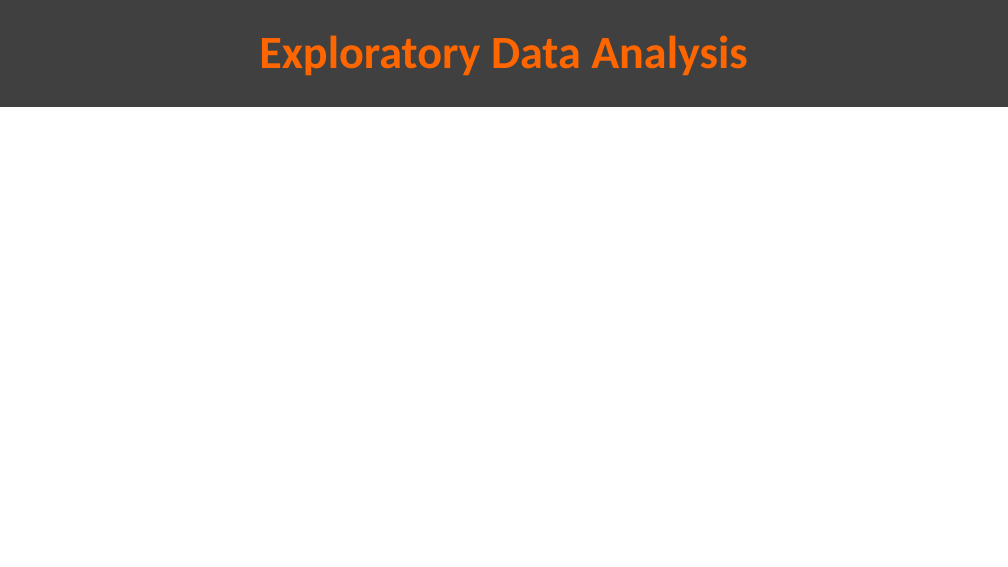
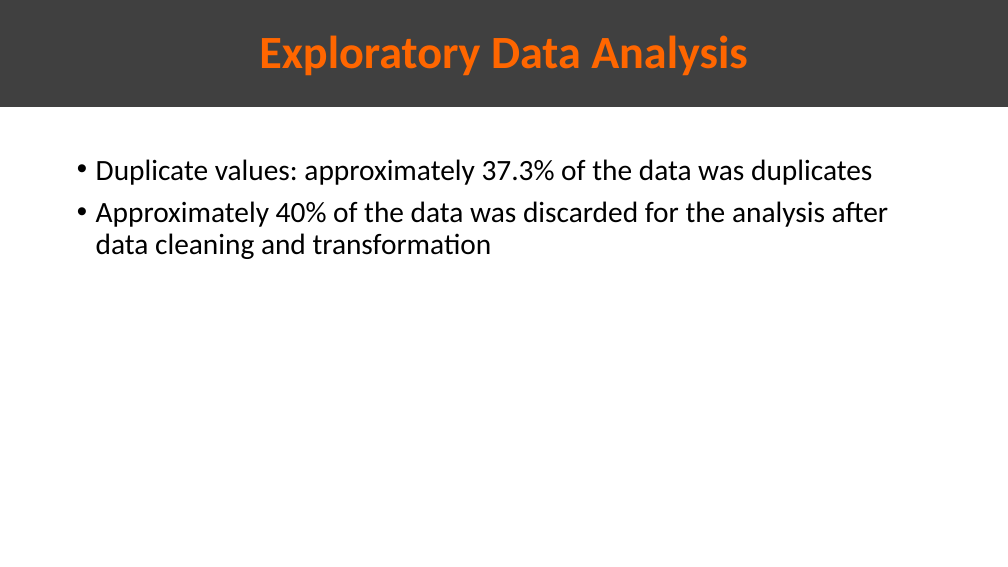
Before and after one commit to shelovescode000/CustomerSegmentationProject, a slide deck: slide 7 of DGI_Final_Report.potx. Drawn at 1008x567 pixels with LibreOffice and Linux fonts; fonts in the diff are those of the drawing. Boxes give left, top, right and bottom in pixels: in the first picture for what was removed or moved away, otherwise in the second. Text is boxed around its words. In the diff, an @@ line names an element or a change of style, - is before the commit and + after.

```diff
--- a/DGI_Final_Report.potx
+++ b/DGI_Final_Report.potx
@@ text added at [96,159,888,259], 28 pt, text #000000 @@
+• Duplicate values: approximately 37.3% of the data was duplicates
+• Approximately 40% of the data was discarded for the analysis after data cleaning and transformation
```
Also in this commit, not shown: 1 other slide changed, 4 slides added, 2 slides removed, 4 other files.
